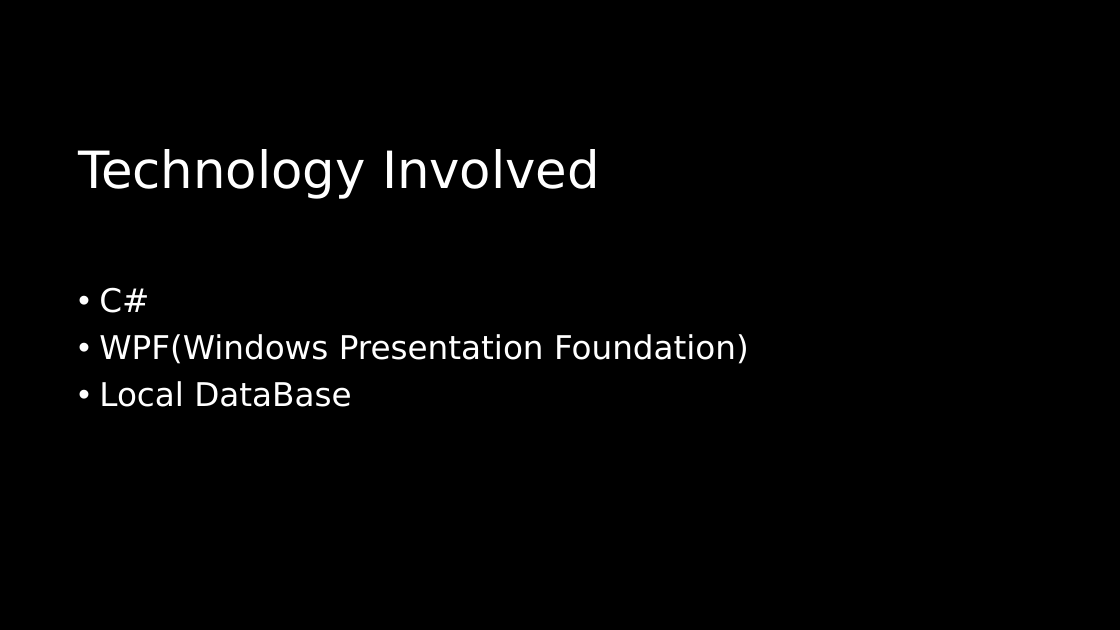
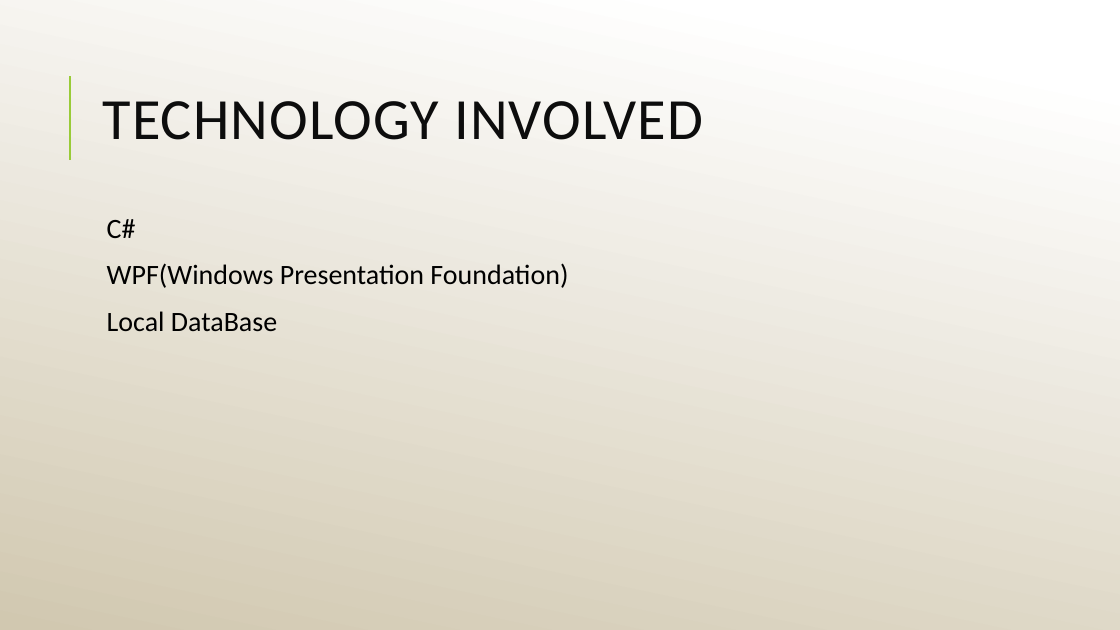
Before and after one commit to S-Apulu3008/CapstoneProject, a slide deck: slide 4 of PitchPresentation/PitchPresentation.pptx. Drawn at 1120x630 pixels with LibreOffice and Linux fonts; fonts in the diff are those of the drawing. Boxes give left, top, right and bottom in pixels: in the first picture for what was removed or moved away, otherwise in the second. Text is boxed around its words. In the diff, an @@ line names an element or a change of style, - is before the commit and + after.

```diff
--- a/PitchPresentation/PitchPresentation.pptx
+++ b/PitchPresentation/PitchPresentation.pptx
@@ background #000000 to gradient #FFFFFF to #D1C8B1 @@
@@ title "TECHNOLOGY INVOLVED" at <box>102,101,703,140</box>: vertical alignment top to middle @@
@@ line added from (70, 160) to (70, 76), #99CB38 1.5 pt @@
@@ title at <box>102,101,703,140</box>: text changed; size 44 to 50 pt; font DejaVu Sans to Calibri; text colour #FFFFFF to #0D0D0D @@
-Technology Involved
+TECHNOLOGY INVOLVED
@@ text "C#": place and size @@
-text "C#" at <box>99,287,749,407</box>
+text "C#" at <box>107,219,568,332</box>
@@ text "C#" at <box>107,219,568,332</box>: size 28 to 24 pt, font DejaVu Sans to Calibri, text colour #FFFFFF to #000000; bullet • to  ; more space between paragraphs @@
```
Also in this commit, not shown: 7 other slides changed, 1 slide added, 1 slide removed.
